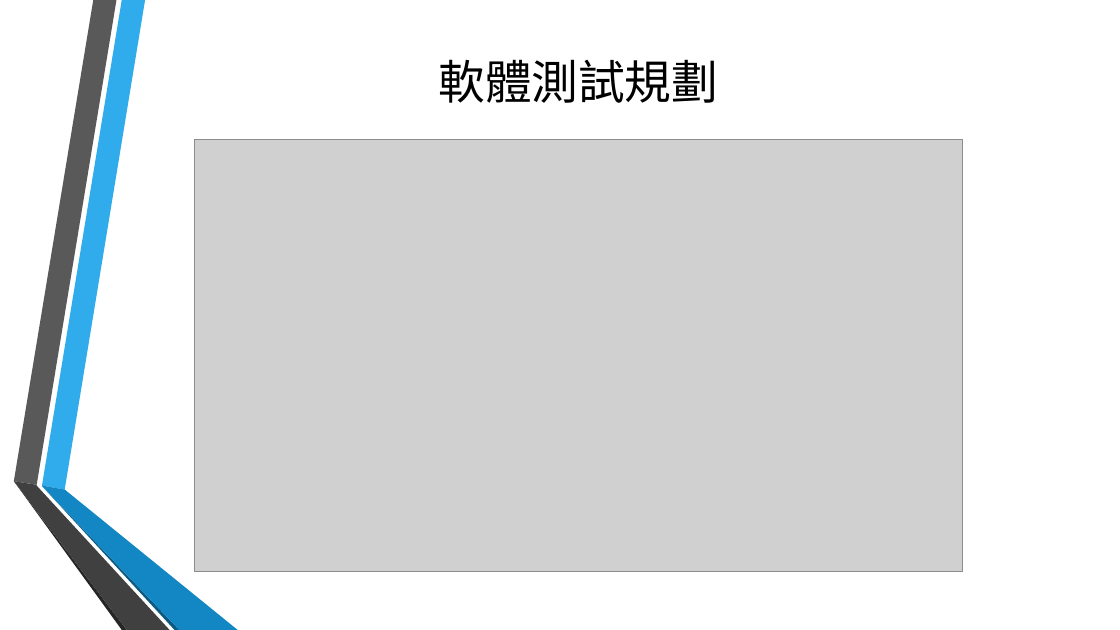
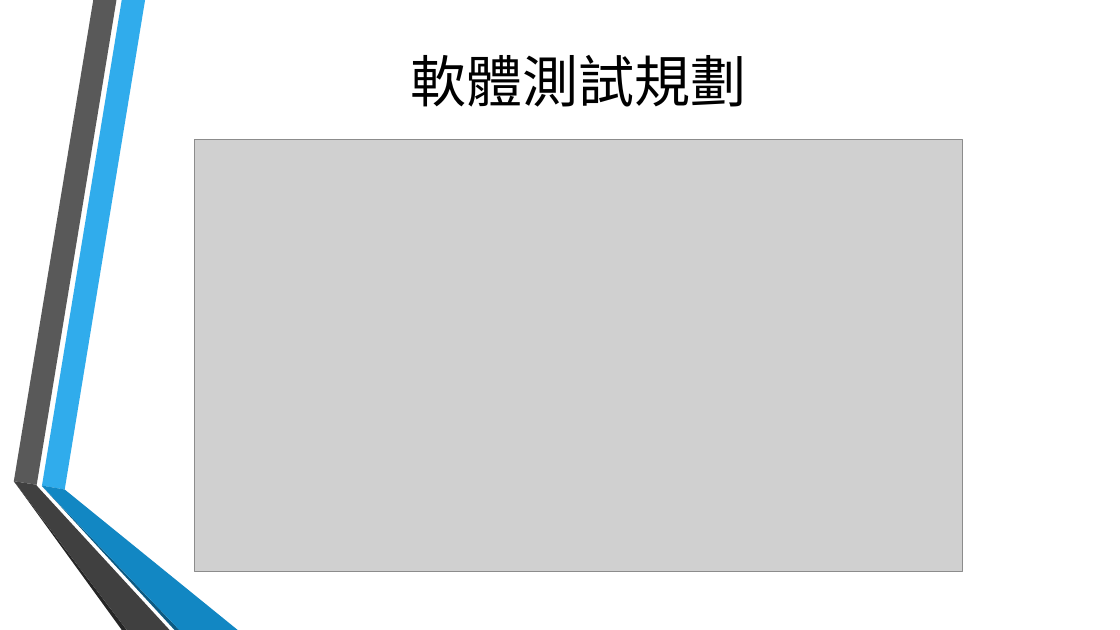
Before and after one commit to TeamTOS/courseSelecting, a slide deck: slide 8 of 期末結案.pptx. Drawn at 1120x630 pixels with LibreOffice and Linux fonts; fonts in the diff are those of the drawing; grey boxes stand for pictures; background and template pictures are left out. Boxes give left, top, right and bottom in pixels: in the first picture for what was removed or moved away, otherwise in the second. Text is boxed around its words. In the diff, an @@ line names an element or a change of style, - is before the commit and + after.

```diff
--- a/期末結案.pptx
+++ b/期末結案.pptx
@@ title "軟體測試規劃" at (x1=410, y1=55, x2=746, y2=107): size 40 to 48 pt @@
```
Also in this commit, not shown: 7 other slides changed, 8 slides added.
